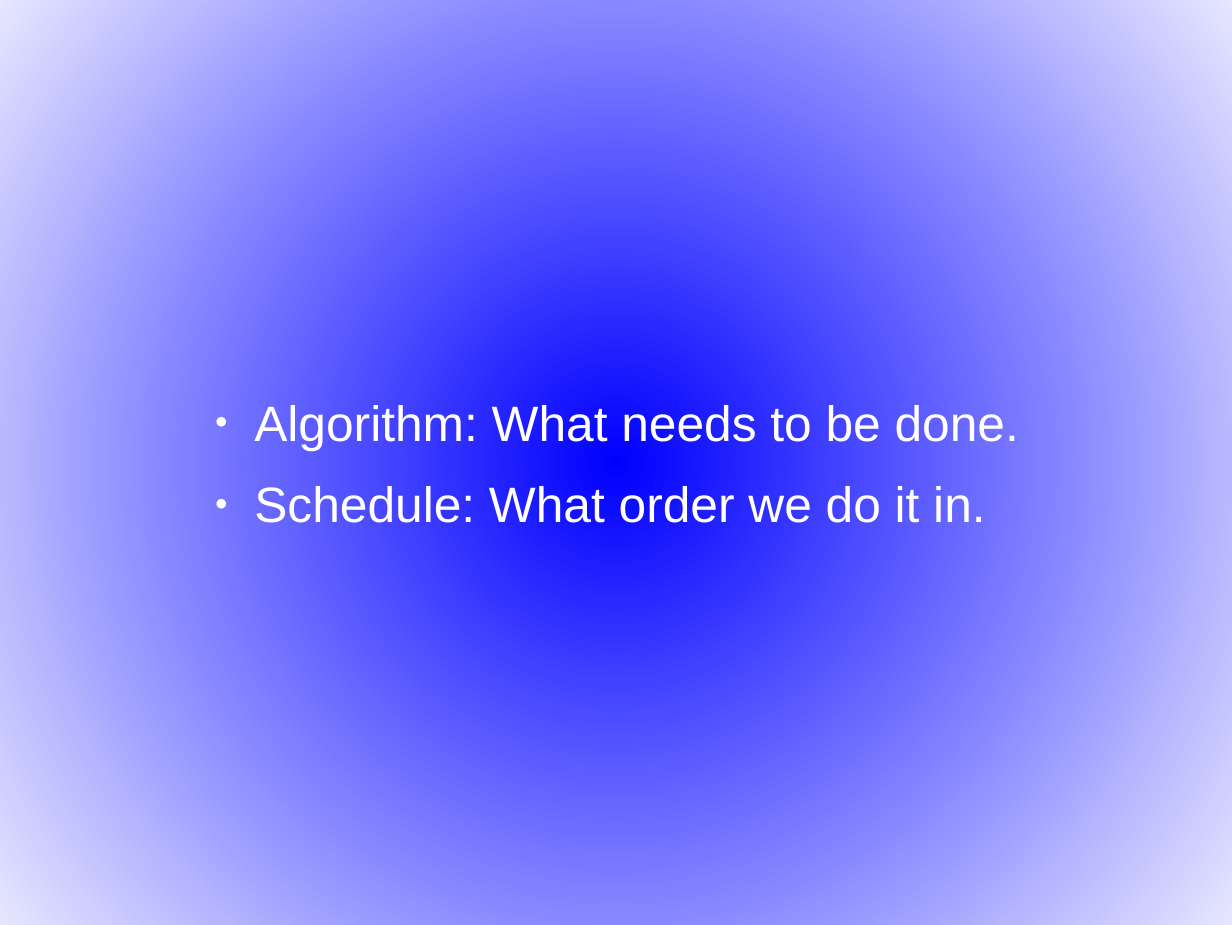
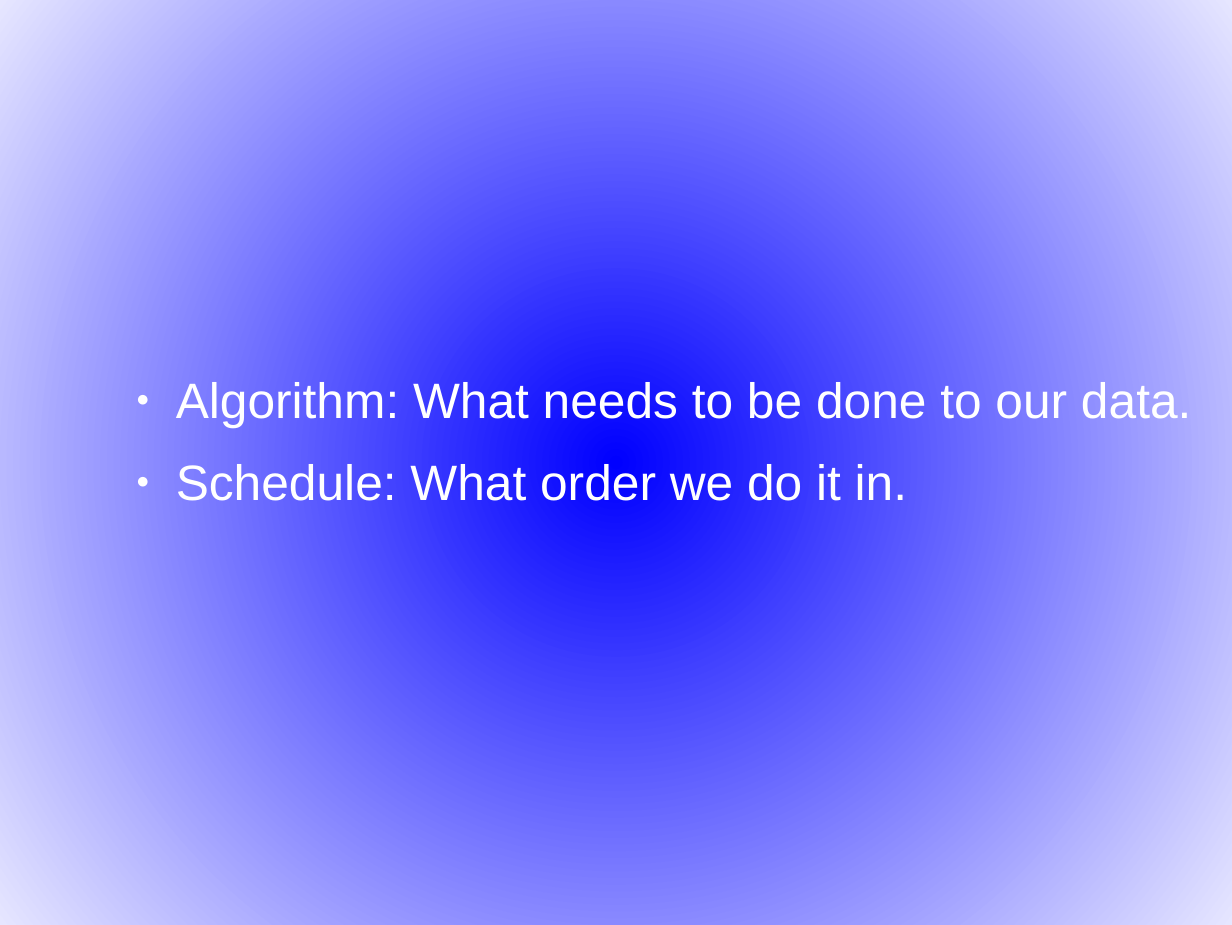
Before and after one commit to djohnkirby/PSC-Documents, a slide deck: slide 4 of Halide Presentation.odp (slide 3 before the commit). Drawn at 1232x925 pixels with LibreOffice and Linux fonts; fonts in the diff are those of the drawing. Boxes give left, top, right and bottom in pixels: in the first picture for what was removed or moved away, otherwise in the second. Text is boxed around its words. In the diff, an @@ line names an element or a change of style, - is before the commit and + after.

```diff
--- a/Halide Presentation.odp
+++ b/Halide Presentation.odp
@@ text "Algorithm: What needs to be ..." moved from (x1=254, y1=401, x2=1019, y2=532) to (x1=176, y1=379, x2=1191, y2=509) @@
@@ text at (x1=176, y1=379, x2=1191, y2=428): text changed @@
-● Algorithm: What needs to be done.
+● Algorithm: What needs to be done to our data.
```
Also in this commit, not shown: 6 other slides changed, 7 slides added, 1 slide removed.
